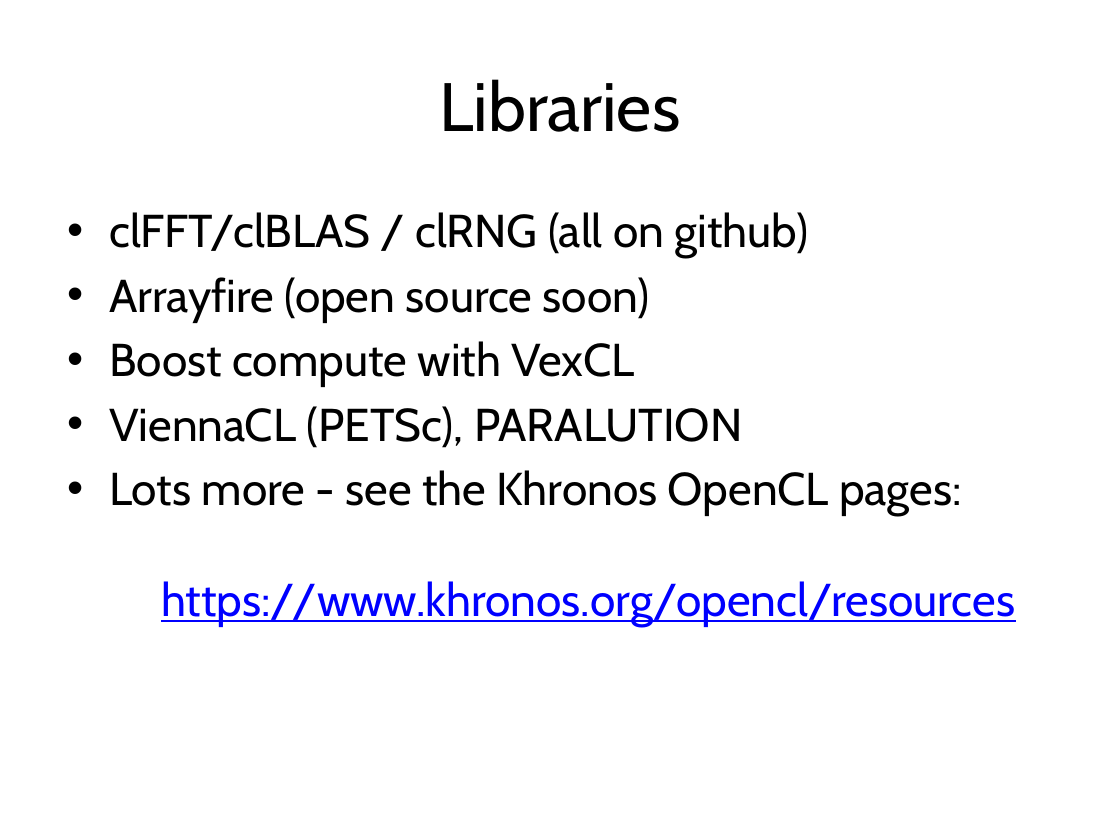
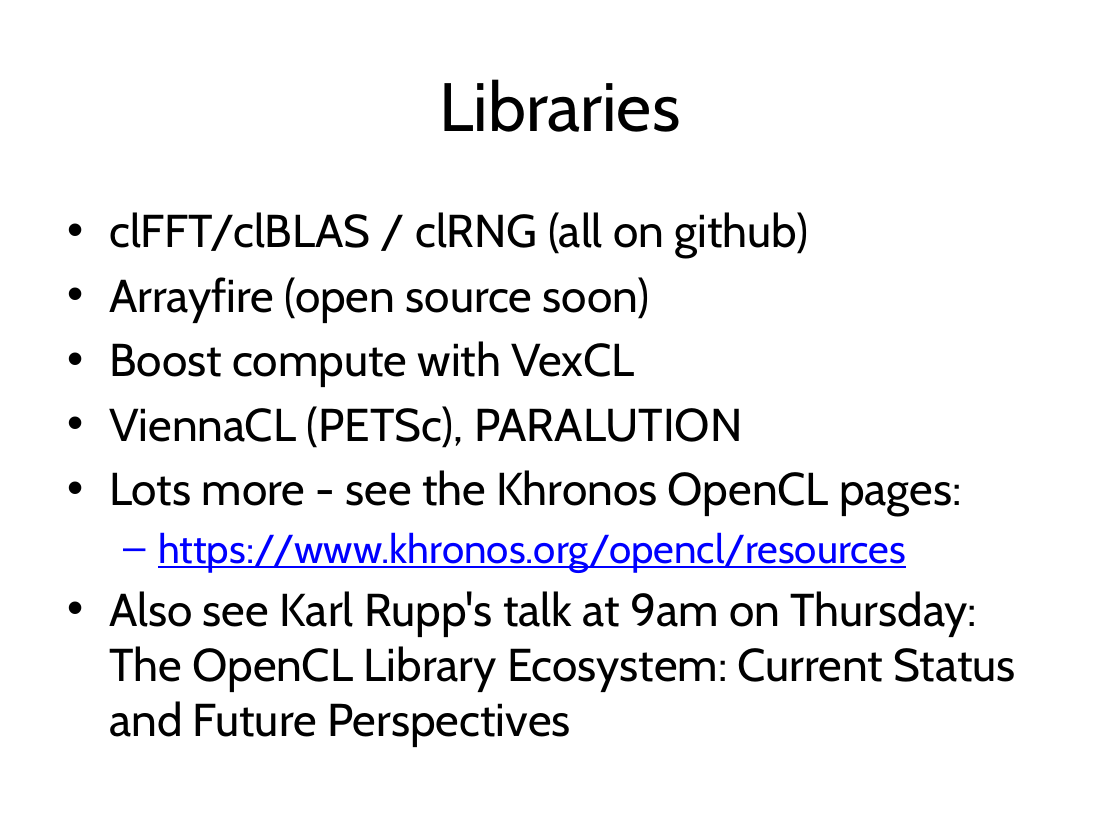
Before and after one commit to UoB-HPC/opencl-training-code, a slide deck: slide 9 of slides/advanced_outro.pptx. Drawn at 1120x840 pixels with LibreOffice and Linux fonts; fonts in the diff are those of the drawing. Boxes give left, top, right and bottom in pixels: in the first picture for what was removed or moved away, otherwise in the second. Text is boxed around its words. In the diff, an @@ line names an element or a change of style, - is before the commit and + after.

Commit message:
Updated outro for IWOCL 2016
Updated to OpenCL 2.1, SPIR-V, other relevant updates.

```diff
--- a/slides/advanced_outro.pptx
+++ b/slides/advanced_outro.pptx
@@ text at box(109, 470, 1016, 747): text changed; text colour #0000FF to #000000 @@
-• Lots more - see the Khronos OpenCL pages:
-  https://www.khronos.org/opencl/resources
+• Lots more - see the Khronos OpenCL pages:
+  – https://www.khronos.org/opencl/resources
+• Also see Karl Rupp's talk at 9am on Thursday: The OpenCL Library Ecosystem: Current Status and Future Perspectives
```
Also in this commit, not shown: 8 other slides changed, 1 slide added, 1 slide removed.
